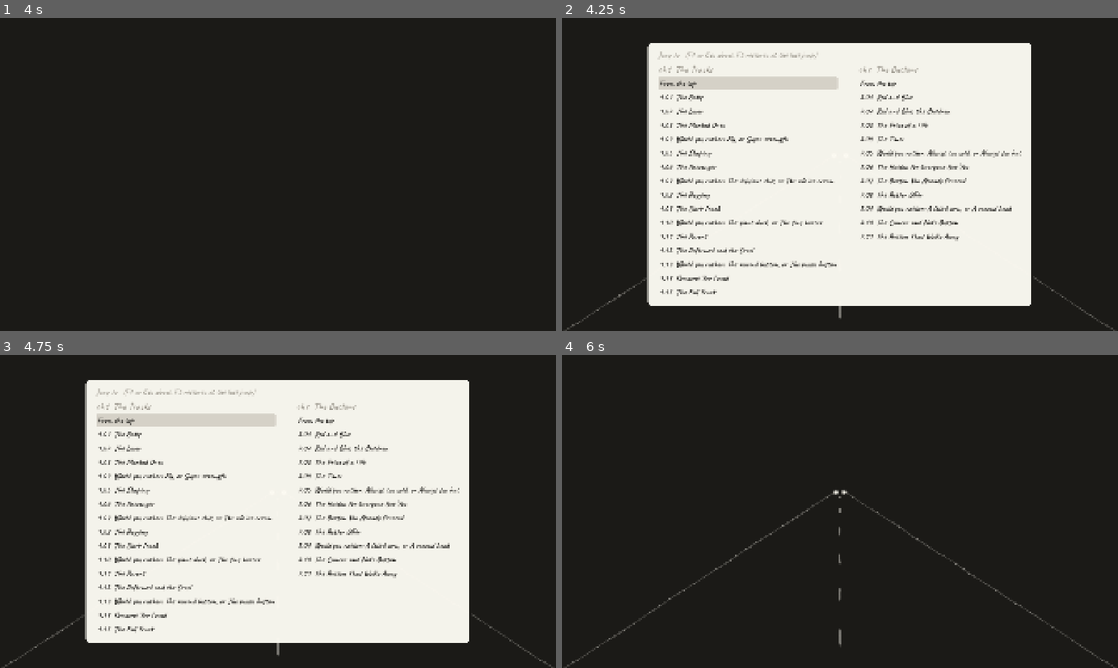
Above: before the commit, frames 1-4 (two rows, left to right).
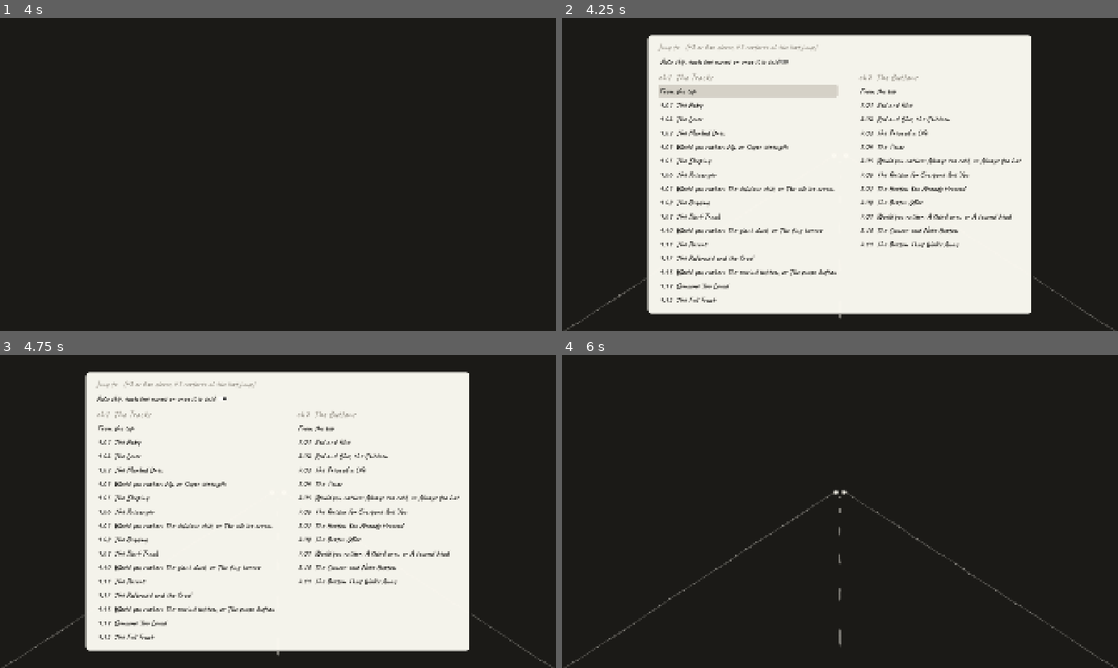
Above: after the commit, the same moments.

Repository: GoktugSugar/your_call
Game: Godot game, scene res://game/main.tscn
Two runs of this game, one before a commit and one after it. Both use one fixed random seed, a clock stepped at 60 frames per second and the inputs below. Sound files missing from this copy of the repository are replaced by a short silence.
Inputs (mouse positions are in pixels of both pictures, inside the frame that each line leads up to):
- Up to frame 1 (4 s): tap Enter at 0.5 s; move the mouse to (400, 158) at 0.52 s; press the mouse at (400, 158) at 0.53 s; release the mouse at (400, 158) at 1.25 s; drag from (166, 190) to (250, 237) at 1.27 s; move the mouse to (333, 105) at 2.02 s; hold 1 (choose_1) 2.03-2.75 s; click (333, 105) at 2.3 s; tap F5 (dev_restart) at 2.75, 3.5 s; drag from (250, 237) to (111, 127) at 2.77 s; move the mouse to (444, 221) at 3.52 s; press the mouse at (444, 221) at 3.53 s; tap Alt at 3.6 s
- Up to frame 2 (4.25 s): tap F2 (dev_menu) at 4.15 s
- Up to frame 3 (4.75 s): release the mouse at (444, 558) at 4.25 s; click (161, 398) at 4.25 s, where only the run after the commit has a clickable "Auto skip: each line moves on…"
- Up to frame 4 (6 s): click (723, 398) at 5 s, where only the run after the commit has a clickable "Auto skip: each line moves on…"; click "From the top" at 5.75 s

Frame 1 is identical in both runs. In frame 2, 14% of the frame differs, in the area x 15-85%, y 5-95%; in frame 3, 14%; in frame 4, nothing differs.

Commit message:
Add auto skip, switched from the dev menu for now
With the player setting PlayerSettings.auto_advance on, every page of
dialogue moves on by itself once it has been said, except the page a
choice follows. F2 has a switch for it until the settings screen does.
The docs log this and the imp's cue.

Co-Authored-By: Claude Opus 5.5 <noreply@anthropic.com>

Diff:
--- a/dev/dev_menu.gd
+++ b/dev/dev_menu.gd
@@ -1,8 +1,9 @@
 class_name DevMenu
 extends CanvasLayer
 ## Development only: F2 opens a list of every chapter in the run and every question in it, with the
-## one being played marked. Picking one starts the run there. The game holds still while the list is
-## open, and F2 or Esc closes it again. Mouse or keys: the arrows move between entries, Enter picks.
+## one being played marked. Picking one starts the run there. Over the list, a switch turns on auto skip,
+## the player setting that moves dialogue on by itself. The game holds still while the menu is open, and
+## F2 or Esc closes it again. Mouse or keys: the arrows move between entries, Enter picks.
 
 ## Emitted when an entry is picked: the chapter's id, and the beat to start from, empty for its top.
 signal picked(chapter: StringName, beat: StringName)
@@ -13,12 +14,16 @@
 @export var scroll: ScrollContainer
 ## Holds a column per chapter.
 @export var columns: HBoxContainer
+## Turns auto skip on and off: [member PlayerSettings.auto_advance].
+@export var auto_skip: CheckButton
 
 @export_group("Words")
 ## What the entry for the top of a chapter says.
 @export var top_text := "From the top"
 ## What marks the entry being played now.
 @export var now_mark := "now:"
+## What the auto skip switch says.
+@export var auto_skip_text := "Auto skip: each line moves on once it is said"
 ## Size of each chapter's name.
 @export_range(8, 120) var heading_size := 34
 ## Size of the entries.
@@ -58,6 +63,9 @@
 	style.set_border_width_all(2)
 	style.set_corner_radius_all(14)
 	panel.add_theme_stylebox_override(&"panel", style)
+	auto_skip.text = auto_skip_text
+	_style_entry(auto_skip, palette.color(entry_role))
+	auto_skip.toggled.connect(func(on: bool) -> void: PlayerSettings.auto_advance = on)
 
 
 func _unhandled_input(event: InputEvent) -> void:
@@ -70,6 +78,7 @@
 ## [param now_chapter] as the one being played.
 func open(chapters: Array[ChapterData], now_chapter: StringName, now_beat: StringName) -> void:
 	_fill(chapters, now_chapter, now_beat)
+	auto_skip.set_pressed_no_signal(PlayerSettings.auto_advance)
 	# Shown before it is measured, since a container sizes only what is visible.
 	visible = true
 	var screen := get_viewport().get_visible_rect().size
@@ -123,22 +132,9 @@
 
 
 func _add_entry(column: VBoxContainer, text: String, chapter: StringName, beat: StringName, is_now: bool) -> Button:
-	var palette := InkPalette.get_default()
 	var entry := Button.new()
 	entry.text = "%s %s" % [now_mark, text] if is_now else text
-	entry.flat = true
-	entry.alignment = HORIZONTAL_ALIGNMENT_LEFT
-	entry.focus_mode = Control.FOCUS_ALL
-	entry.add_theme_font_size_override(&"font_size", entry_size)
-	var color := palette.color(now_role if is_now else entry_role)
-	for state: StringName in [&"font_color", &"font_hover_color", &"font_focus_color", &"font_pressed_color",
-			&"font_hover_pressed_color"]:
-		entry.add_theme_color_override(state, color)
-	var lit := StyleBoxFlat.new()
-	lit.bg_color = Color(palette.color(lit_role), 0.6)
-	lit.set_corner_radius_all(6)
-	for state: StringName in [&"hover", &"focus", &"pressed", &"hover_pressed"]:
-		entry.add_theme_stylebox_override(state, lit)
+	_style_entry(entry, InkPalette.get_default().color(now_role if is_now else entry_role))
 	entry.pressed.connect(func() -> void: picked.emit(chapter, beat))
 	column.add_child(entry)
 	if _first == null:
@@ -146,3 +142,20 @@
 	if is_now:
 		_now = entry
 	return entry
+
+
+## Gives [param button] the look of an entry, its words in [param color], with a wash behind it under
+## the pointer or the keys.
+func _style_entry(button: Button, color: Color) -> void:
+	button.flat = true
+	button.alignment = HORIZONTAL_ALIGNMENT_LEFT
+	button.focus_mode = Control.FOCUS_ALL
+	button.add_theme_font_size_override(&"font_size", entry_size)
+	for state: StringName in [&"font_color", &"font_hover_color", &"font_focus_color", &"font_pressed_color",
+			&"font_hover_pressed_color"]:
+		button.add_theme_color_override(state, color)
+	var lit := StyleBoxFlat.new()
+	lit.bg_color = Color(InkPalette.get_default().color(lit_role), 0.6)
+	lit.set_corner_radius_all(6)
+	for state: StringName in [&"hover", &"focus", &"pressed", &"hover_pressed"]:
+		button.add_theme_stylebox_override(state, lit)
--- a/dev/dev_menu.tscn
+++ b/dev/dev_menu.tscn
@@ -2,7 +2,7 @@
 
 [ext_resource type="Script" path="res://dev/dev_menu.gd" id="1_menu"]
 
-[node name="DevMenu" type="CanvasLayer" node_paths=PackedStringArray("panel", "scroll", "columns")]
+[node name="DevMenu" type="CanvasLayer" node_paths=PackedStringArray("panel", "scroll", "columns", "auto_skip")]
 process_mode = 3
 layer = 110
 visible = false
@@ -10,6 +10,7 @@
 panel = NodePath("Screen/Center/Panel")
 scroll = NodePath("Screen/Center/Panel/Margin/Stack/Scroll")
 columns = NodePath("Screen/Center/Panel/Margin/Stack/Scroll/Columns")
+auto_skip = NodePath("Screen/Center/Panel/Margin/Stack/AutoSkip")
 
 [node name="Screen" type="Control" parent="."]
 layout_mode = 3
@@ -49,6 +50,10 @@
 theme_override_font_sizes/font_size = 28
 text = "Jump to   (F2 or Esc closes, F5 restarts at the last jump)"
 
+[node name="AutoSkip" type="CheckButton" parent="Screen/Center/Panel/Margin/Stack"]
+layout_mode = 2
+size_flags_horizontal = 0
+
 [node name="Scroll" type="ScrollContainer" parent="Screen/Center/Panel/Margin/Stack"]
 layout_mode = 2
 
--- /dev/null
+++ b/game/settings/player_settings.gd
@@ -0,0 +1,8 @@
+class_name PlayerSettings
+extends RefCounted
+## The player's settings, read wherever they apply. For now they last for the session and are set from
+## the dev menu; the settings screen will set them and keep them between sessions.
+
+## Whether each page of dialogue moves on by itself once it has been said, instead of waiting for a
+## click. The page a choice follows still stays up while the player chooses.
+static var auto_advance := false
--- /dev/null
+++ b/tests/unit/test_auto_advance.gd
@@ -0,0 +1,64 @@
+extends GutTest
+## Auto skip: with the player setting on, each page moves on by itself once it has been said, while the
+## page a choice follows stays up; with it off, a page waits for a click.
+
+const BOX_SCENE := "res://ui/dialogue/dialogue_box.tscn"
+## Seconds to wait for a page to move on before giving up.
+const MAX_WAIT := 5.0
+## Seconds to watch a page that should stay up.
+const WATCH := 1.5
+
+var _auto_advance := false
+
+
+func before_each() -> void:
+	_auto_advance = PlayerSettings.auto_advance
+
+
+func after_each() -> void:
+	PlayerSettings.auto_advance = _auto_advance
+
+
+## A box that types fast and moves on quickly, so the tests do not wait on its pacing.
+func _box() -> DialogueBox:
+	var box := (load(BOX_SCENE) as PackedScene).instantiate() as DialogueBox
+	add_child_autofree(box)
+	box.characters_per_second = 400.0
+	box.auto_hold = 0.1
+	return box
+
+
+## Two unvoiced lines.
+func _lines() -> Array[LineData]:
+	return [LineData.make("test.auto.1", "One."), LineData.make("test.auto.2", "Two.")]
+
+
+func test_with_auto_skip_on_a_page_moves_on_by_itself() -> void:
+	PlayerSettings.auto_advance = true
+	var box := _box()
+	box.say(_lines())
+	assert_true(await wait_for_signal(box.advanced, MAX_WAIT), "the page moves on")
+
+
+func test_with_auto_skip_off_a_page_waits_for_a_click() -> void:
+	PlayerSettings.auto_advance = false
+	var box := _box()
+	box.say(_lines())
+	assert_false(await wait_for_signal(box.advanced, WATCH), "the page waits")
+	assert_true(box.is_waiting())
+
+
+func test_turning_auto_skip_on_takes_a_waiting_page_along() -> void:
+	PlayerSettings.auto_advance = false
+	var box := _box()
+	box.say(_lines())
+	assert_true(await wait_until(box.is_waiting, MAX_WAIT), "the page is up and waiting")
+	PlayerSettings.auto_advance = true
+	assert_true(await wait_for_signal(box.advanced, MAX_WAIT), "the page moves on")
+
+
+func test_the_page_a_choice_follows_stays_up() -> void:
+	PlayerSettings.auto_advance = true
+	var box := _box()
+	await box.say([LineData.make("test.auto.1", "Your call.")], true)
+	assert_false(await wait_for_signal(box.advanced, WATCH), "the page stays up for the choice")
--- a/ui/dialogue/dialogue_box.gd
+++ b/ui/dialogue/dialogue_box.gd
@@ -329,18 +329,23 @@
 func _wait_for_player(auto := false) -> void:
 	_waiting = true
 	waiting_changed.emit(true)
-	if auto:
-		_move_on_by_itself(_page_count)
+	_move_on_by_itself(_page_count, auto)
 	await advanced
 
 
 ## Moves on from page number [param page] once its voice has finished and it has stayed up for
-## [member auto_hold], unless the player has moved on already.
-func _move_on_by_itself(page: int) -> void:
+## [member auto_hold], when [param auto] asks for it or the player has [member PlayerSettings.auto_advance]
+## on, unless the player has moved on already. The setting is watched while the page waits, so turning
+## it on takes the page along.
+func _move_on_by_itself(page: int, auto: bool) -> void:
+	while not (auto or PlayerSettings.auto_advance):
+		if not _waiting or page != _page_count:
+			return
+		await get_tree().process_frame
 	while _voiced and _voice().playing and page == _page_count:
 		await get_tree().process_frame
 	await get_tree().create_timer(auto_hold, false).timeout
-	if _waiting and page == _page_count:
+	if _waiting and page == _page_count and (auto or PlayerSettings.auto_advance):
 		advance()
 
 
Not shown, added: game/settings/player_settings.gd.uid
Not shown, added: tests/unit/test_auto_advance.gd.uid
Not shown, changed: docs/ARCHITECTURE.md
Not shown, changed: docs/DECISIONS.md
